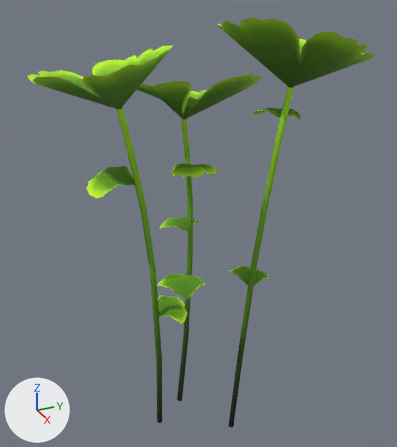
Renders of the glTF model assets/nature/Clover_1.gltf from each side of a commit.
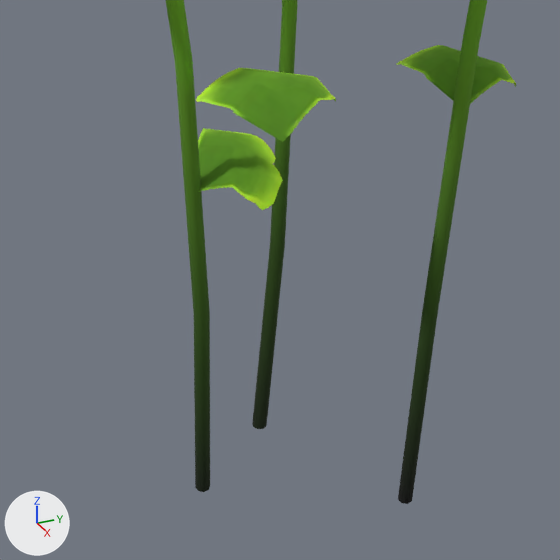
Each version is shown whole from a 50 mm lens placed at (1.175, -0.492, 1.206), pointed at (-0.086, 0.076, 0.575), then close up on the part from 22% to 72% of the width and 56% to 100% of the height. The axes (+X, +Y, +Z) are drawn at lower left. The lights are the same throughout. The older version's two pictures come first.

Objects in the first close-up: 'Clover_1'.
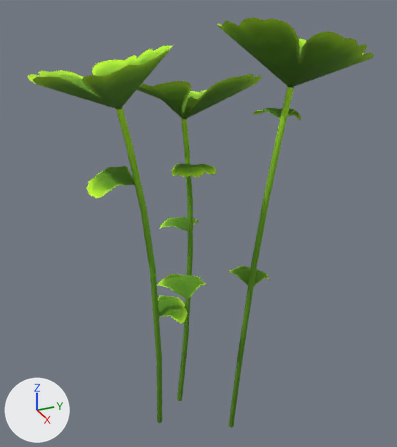
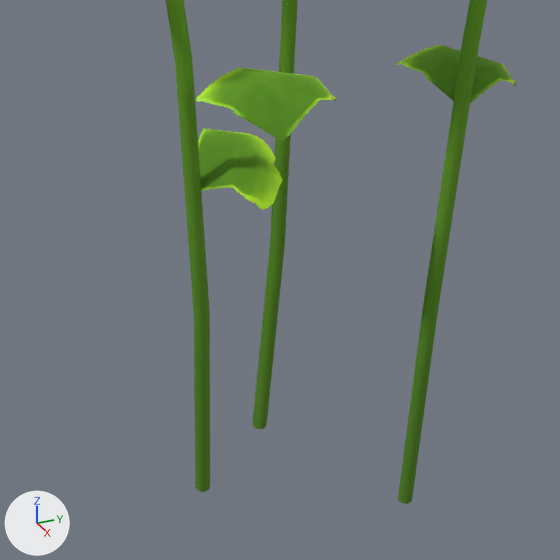
Where the newer file only moved an object's origin or applied its transform, the numbers keep the older frame.

The change, as a list of edits to the scene's bpy script:
```text
Change mat_leaves:
    remove # nodes: BsdfPrincipled, Math x3, Mix, OutputMaterial, TexImage, VertexColor
    nodes: BsdfPrincipled, Math x2, OutputMaterial, TexImage
```

Boxes (x1, y1, x2, y2) around the edits, measured in the close-ups (560 x 560 px):
'Clover_1', recoloured
    both: (181, 125, 466, 504)
